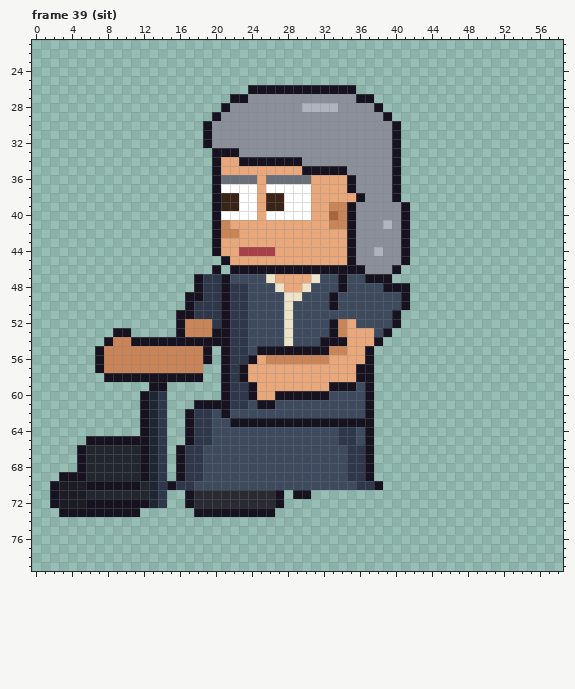
Pixel-art file -- sprites/clients/client_attorney_b_left_anim.aseprite. The picture above is the old version.
64x80 pixels, 129 frames. Shown: frame 39 (sit): x 0..58, y 21..79. The old version is drawn lined up with the new one. The commit also changed other frames, which this record leaves out.
Once edited:
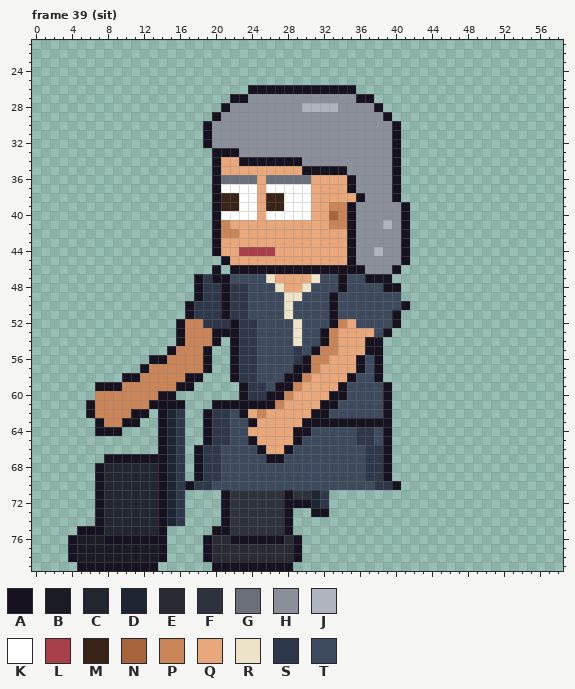
Palette (. is transparent): A #17121f  B #1c1c24  C #22262e  D #1e2634  E #2a2a33  F #2e323c  G #6a6f7a  H #8a8f9a  J #b0b4be  K #ffffff  L #a8404a  M #3a2418  N #a8643c  P #c98458  Q #e8a87c  R #ede3c8  S #2e384a  T #3e4a5e
The edit:
whole drawing moved by -2,-6 (the old picture is shown already moved)
Changed rows in their new state; - is an unchanged pixel.
Frame 39 (sit):
first column x 2:
47 ------------------A---------------------
48 ---------------------------------------.
49 ---------------.-----------------------.
51 --------------.----------------A--------
52 -----------------S-SA-S---TR------------
53 -------..-----------A-S---TR--APQ-------
54 ------........-PPP-.A-S---TR---PQ--A----
55 -----........A-----.A-STTTTST-P-Q---A---
56 -----......AA------.A-STTTTSA-----ATA---
57 -----.....A------A-.ASSTTTTAAP-----TA---
58 ------..--PPPPP----.ASSTTTAAP----ATTA---
59 -----AAAPPPPPPAA---..ASSTAAP---Q-T-TTA--
60 -----PPPPPPPAA-----..ASSA-PQQQQAA--TTA--
61 ----APPPPPPAAAA-..--AAA--PQQQQAA---TTA--
62 ----APPPPA-.ADS..ASS-AQPQQQQQAA----TTA--
63 -----APPAA..ADS..ASSTT-QQQQQ--------AA--
64 -----AAA--..ADS..ASS--QQQQQAA---TTSSTA--
65 ----........ADS..ASS--AQQQQA----TTSSTA--
66 ---.........ADS.ASS----AQQA------TTSSA--
67 ---...AAAA-AADS.ASS-----AA-------TTSSA--
68 ---..A----CCADS.ASS--------------TTSSA--
69 -....A----CCADS.ASS--------------TTSSA--
70 .....-CCCC-CAD-ASS----------------TTSSA-
71 .....A-----CADS....AFFFFFFAFFDS---------
72 .....-CCCCCCADS....AFFFFFFAAADS---------
73 -....-CCCCCCADS-...-FFFFFFA--AA---------
74 -----ACCCCCCADS----AFFFFFFA-------------
75 ---AAACCCCCCA-----AAFFFFFFA-------------
76 --ABBBAAAAAAA----AEEAAAAAAEA------------
77 --ABBBBBBBBBA----AEEEEEEEEEA------------
78 --ABBBBBBBBBA----AEEEEEEEEEA------------
79 ---AAAAAAAAA------AAAAAAAAA-------------
Changed places in both pictures, as pixel boxes (x1, y1, x2, y2):
changed: (50, 274, 401, 571)
erased: (401, 283, 410, 301)
